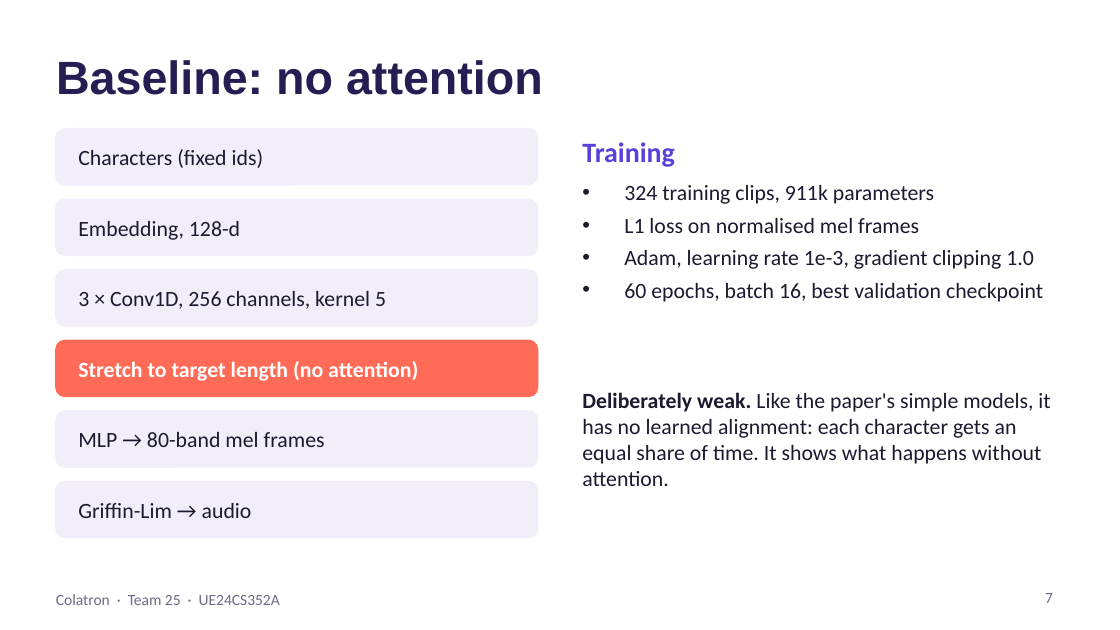
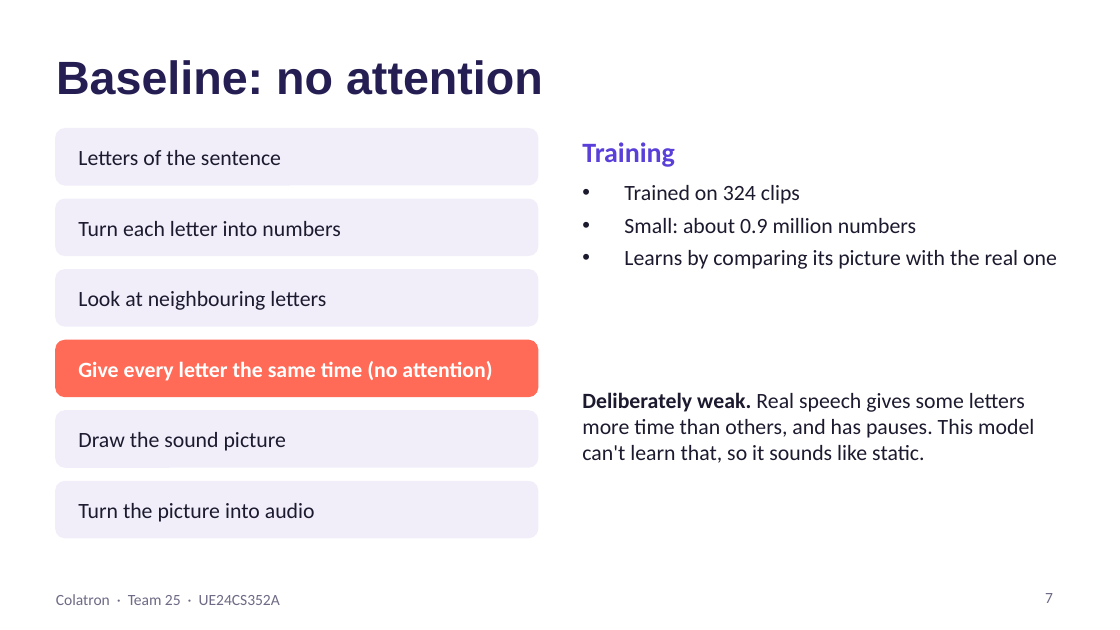
Before and after one commit to Mann0801/colatron-tts, a slide deck: slide 7 of report/Colatron_Slides.pptx. Drawn at 1120x630 pixels with LibreOffice and Linux fonts; fonts in the diff are those of the drawing. Boxes give left, top, right and bottom in pixels: in the first picture for what was removed or moved away, otherwise in the second. Text is boxed around its words. In the diff, an @@ line names an element or a change of style, - is before the commit and + after.

```diff
--- a/report/Colatron_Slides.pptx
+++ b/report/Colatron_Slides.pptx
@@ text at (78,150,281,165): text changed @@
-Characters (fixed ids)
+Letters of the sentence
@@ text at (624,185,1057,269): text changed @@
-• 324 training clips, 911k parameters
-• L1 loss on normalised mel frames
-• Adam, learning rate 1e-3, gradient clipping 1.0
-• 60 epochs, batch 16, best validation checkpoint
+• Trained on 324 clips
+• Small: about 0.9 million numbers
+• Learns by comparing its picture with the real one
@@ text at (78,221,340,236): text changed @@
-Embedding, 128-d
+Turn each letter into numbers
@@ text at (78,291,326,310): text changed @@
-3 × Conv1D, 256 channels, kernel 5
+Look at neighbouring letters
@@ text at (78,361,492,381): text changed @@
-Stretch to target length (no attention)
+Give every letter the same time (no attention)
@@ text at (582,392,1034,463): text changed @@
-Deliberately weak. Like the paper's simple models, it has no learned alignment: each character gets an equal share of time. It shows what happens without attention.
+Deliberately weak. Real speech gives some letters more time than others, and has pauses. This model can't learn that, so it sounds like static.
@@ text at (78,432,287,451): text changed @@
-MLP → 80-band mel frames
+Draw the sound picture
@@ text at (78,503,315,522): text changed @@
-Griffin-Lim → audio
+Turn the picture into audio
```
Also in this commit, not shown: 13 other slides changed.
